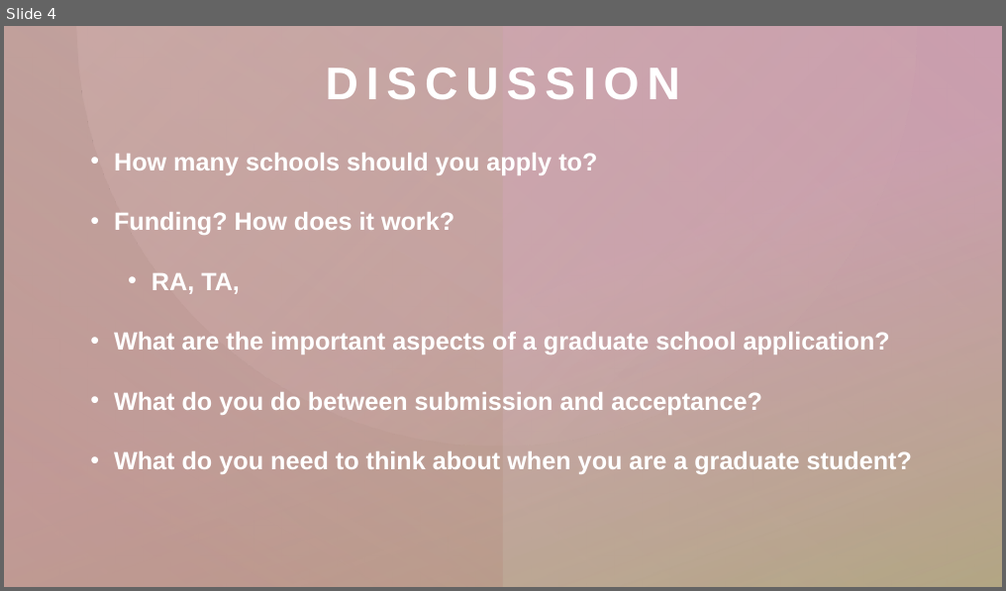
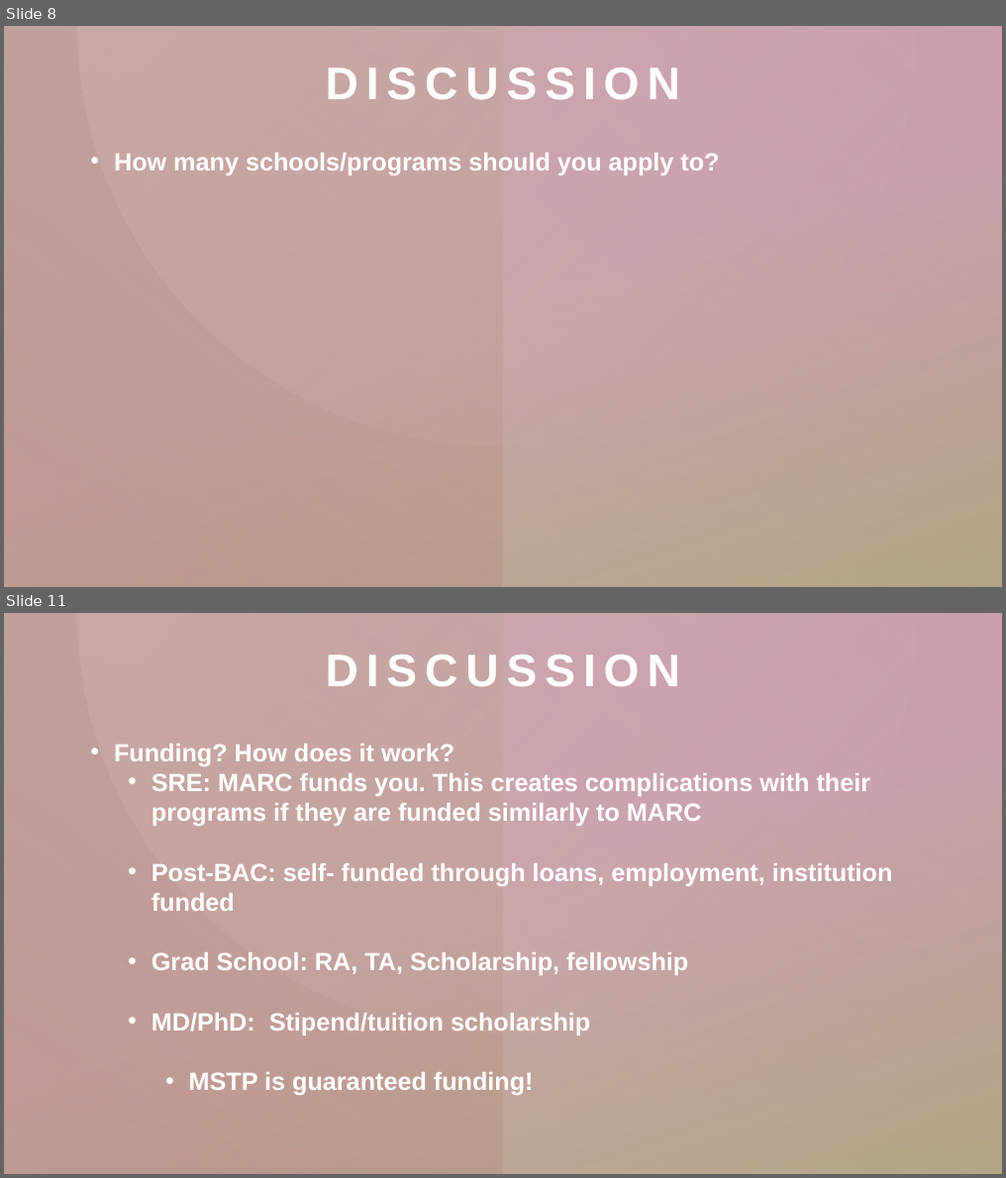
Before and after one commit to madmolecularman/MARC_Fall_2020, a slide deck: resources/gradschool/grad_school_session.pptx. Shown one above the other, each under a label of ours: slide 4 before the commit, slides 8 and 11 after it; the slides between them are not shown. The pictures are 1006x591 and 1006x1178 pixels, drawn with LibreOffice and Linux fonts; fonts in the diff are those of the drawing. Boxes give left, top, right and bottom in pixels: in the first picture for what was removed or moved away, otherwise in the second. Text is boxed around its words. In the diff, an @@ line names an element or a change of style, - is before the commit and + after.

Commit message:
editing for grad school session

```diff
--- a/resources/gradschool/grad_school_session.pptx
+++ b/resources/gradschool/grad_school_session.pptx
@@ slide 11 added at (x1=4, y1=613, x2=1002, y2=1174), background #FFFFFF; not listed: 2 template elements that a slide beside it also shows @@
@@ rectangle added at (x1=4, y1=613, x2=1002, y2=1174), fill #FFFFFF @@
@@ rectangle added at (x1=4, y1=613, x2=1002, y2=1174), fill gradient #C492A4 to #CBC7AB @@
@@ rectangle added at (x1=4, y1=613, x2=1002, y2=1174), fill gradient #C492A4 to #A9A273 @@
@@ rectangle added at (x1=4, y1=613, x2=503, y2=1174), fill gradient #A9A273 to #BA827F @@
@@ freeform shape added at (x1=76, y1=613, x2=916, y2=1032), fill gradient #D6B4B2 @@
@@ title added at (x1=326, y1=655, x2=680, y2=686), 44 pt, text #FFFFFF, bold @@
+DISCUSSION
@@ text added at (x1=114, y1=744, x2=893, y2=1095), 24 pt, text #FFFFFF, bold @@
+• Funding? How does it work?
+  • SRE: MARC funds you. This creates complications with their programs if they are funded similarly to MARC
+  • Post-BAC: self- funded through loans, employment, institution funded
+  • Grad School: RA, TA, Scholarship, fellowship
+  • MD/PhD: Stipend/tuition scholarship
+    • MSTP is guaranteed funding!
@@ rectangle added at (x1=4, y1=1137, x2=1002, y2=1174), fill gradient #BA827F to #C492A4 @@
@@ rectangle added at (x1=335, y1=1137, x2=1002, y2=1174), fill gradient #CBC7AB to #A9A273 @@
@@ what was slide 4 is now slide 8 @@
@@ slide 8 changed as well @@
@@ text at (x1=114, y1=153, x2=719, y2=175): text changed @@
-• How many schools should you apply to?
-• Funding? How does it work?
-  • RA, TA,
-• What are the important aspects of a graduate school application?
-• What do you do between submission and acceptance?
-• What do you need to think about when you are a graduate student?
+• How many schools/programs should you apply to?
```
Also in this commit, not shown: 6 other slides changed, 11 other slides added, 1 slide removed, 6 other files.
